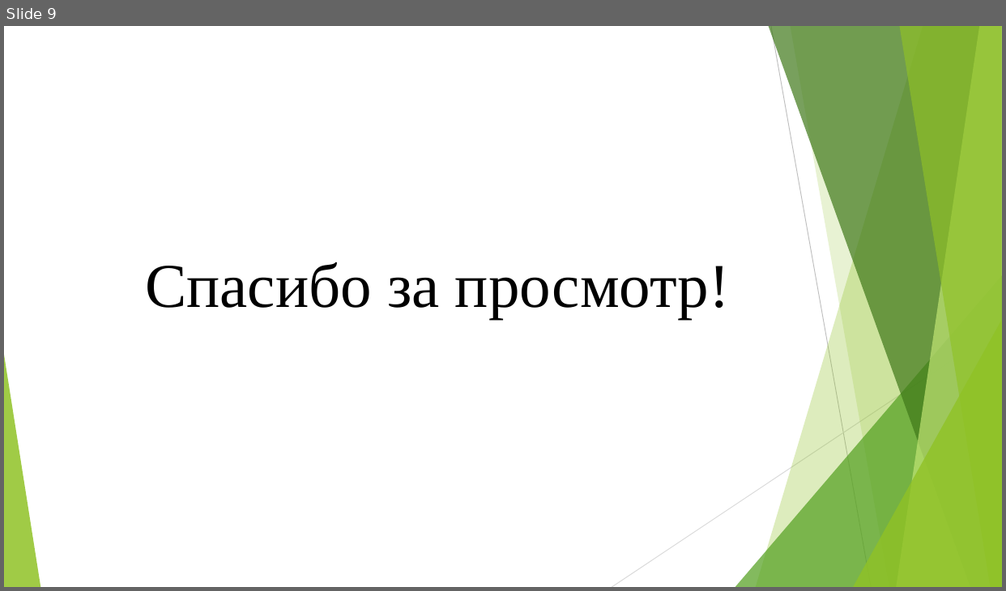
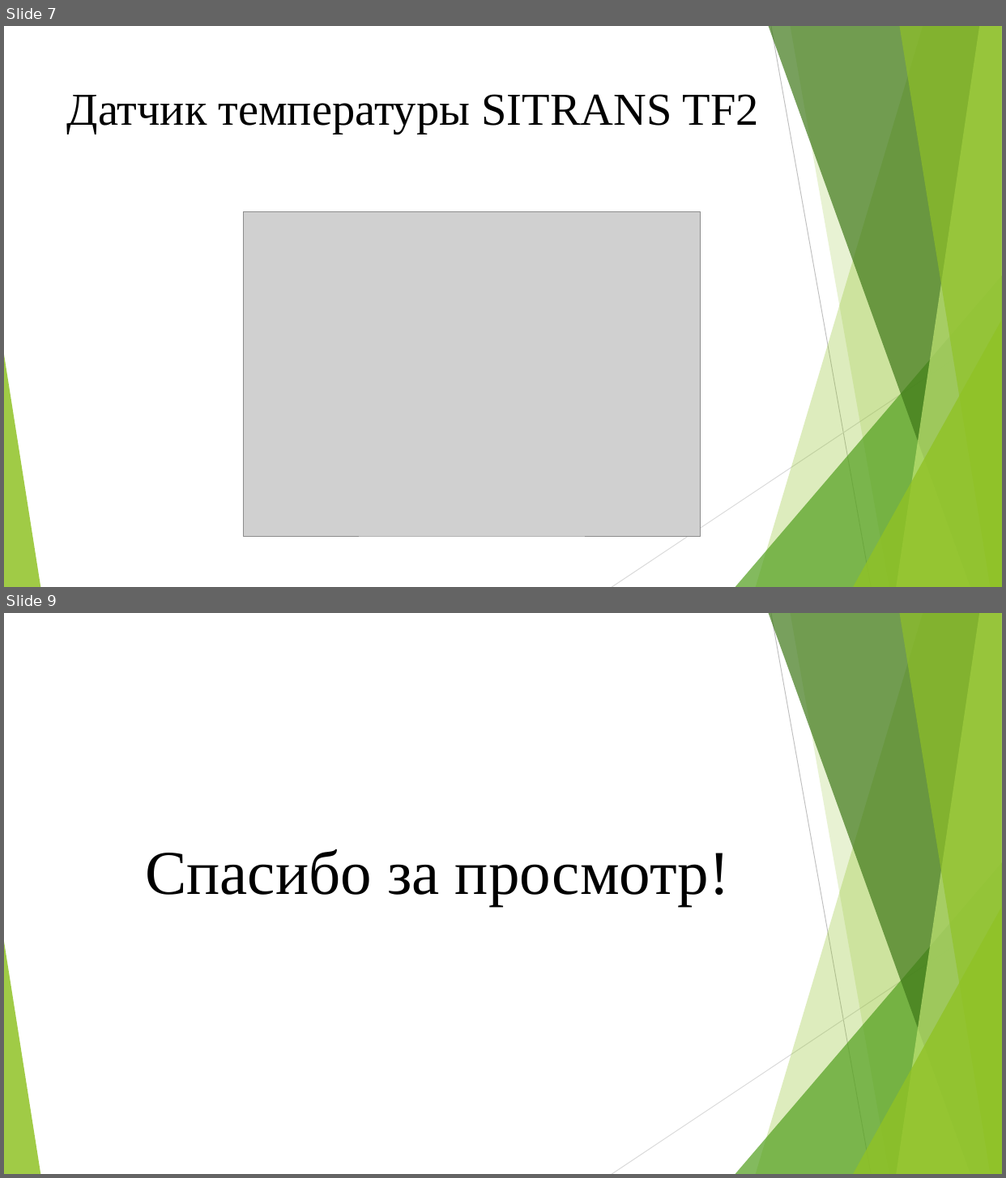
Before and after one commit to David2261/Scheme_Automation, a slide deck: 2023/Диплом/Рома Павлов/Презентация Рома.pptx. Shown one above the other, each under a label of ours: slide 9 before the commit, slides 7 and 9 after it; the slides between them are not shown. The pictures are 1006x591 and 1006x1178 pixels, drawn with LibreOffice and Linux fonts; fonts in the diff are those of the drawing; grey boxes stand for pictures. Boxes give left, top, right and bottom in pixels: in the first picture for what was removed or moved away, otherwise in the second. Text is boxed around its words. In the diff, an @@ line names an element or a change of style, - is before the commit and + after.

```diff
--- a/2023/Диплом/Рома Павлов/Презентация Рома.pptx
+++ b/2023/Диплом/Рома Павлов/Презентация Рома.pptx
@@ slide 7 added at [4,26,1002,587], background #FFFFFF; not listed: 10 template elements that a slide beside it also shows @@
@@ title added at [67,94,759,134], 44 pt, text #000000 @@
+Датчик температуры SITRANS TF2
@@ picture added at [244,211,701,535] @@
```
Also in this commit, not shown: 1 other slide added, 2 slides removed.
